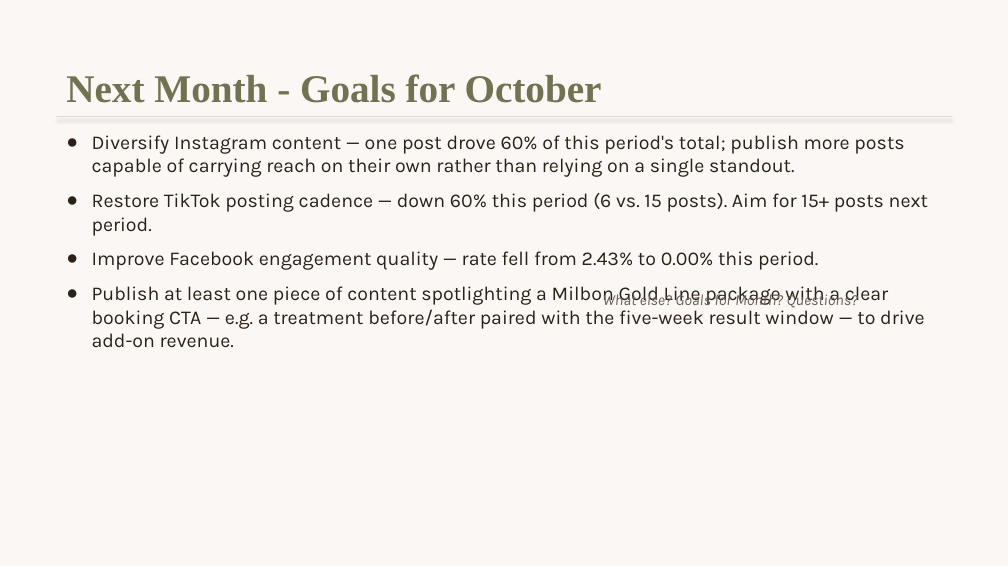
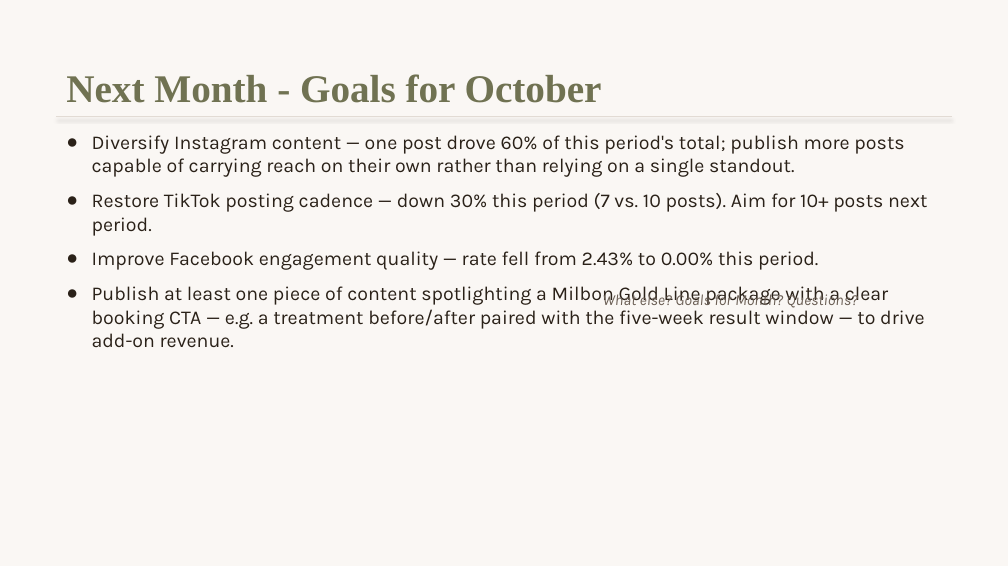
Before and after one commit to lakehousesocial-tech/salonveritas-monthly-report, a slide deck: slide 11 of Salon Veritas Monthly Report — September 2026.pptx. Drawn at 1008x566 pixels with LibreOffice and Linux fonts; fonts in the diff are those of the drawing. Boxes give left, top, right and bottom in pixels: in the first picture for what was removed or moved away, otherwise in the second. Text is boxed around its words. In the diff, an @@ line names an element or a change of style, - is before the commit and + after.

```diff
--- a/Salon Veritas Monthly Report — September 2026.pptx
+++ b/Salon Veritas Monthly Report — September 2026.pptx
@@ text at bbox=[92, 193, 927, 236]: text changed @@
-● Restore TikTok posting cadence — down 60% this period (6 vs. 15 posts). Aim for 15+ posts next period.
+● Restore TikTok posting cadence — down 30% this period (7 vs. 10 posts). Aim for 10+ posts next period.
```
Also in this commit, not shown: 6 other slides changed, 2 other files.
